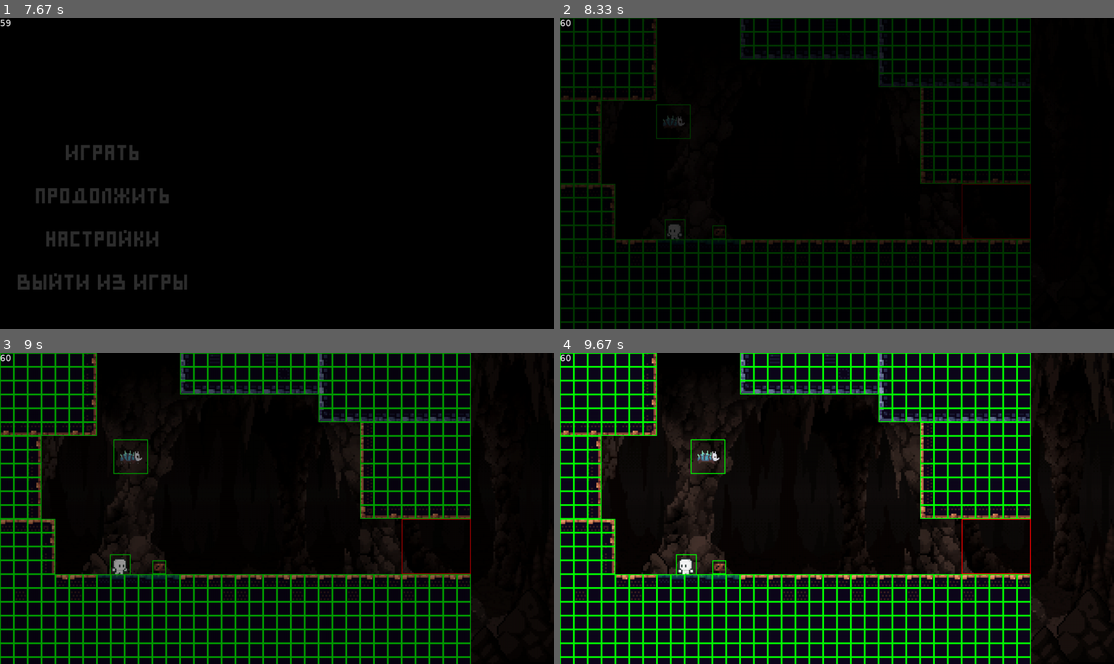
Above: before the commit, frames 1-4 (two rows, left to right).
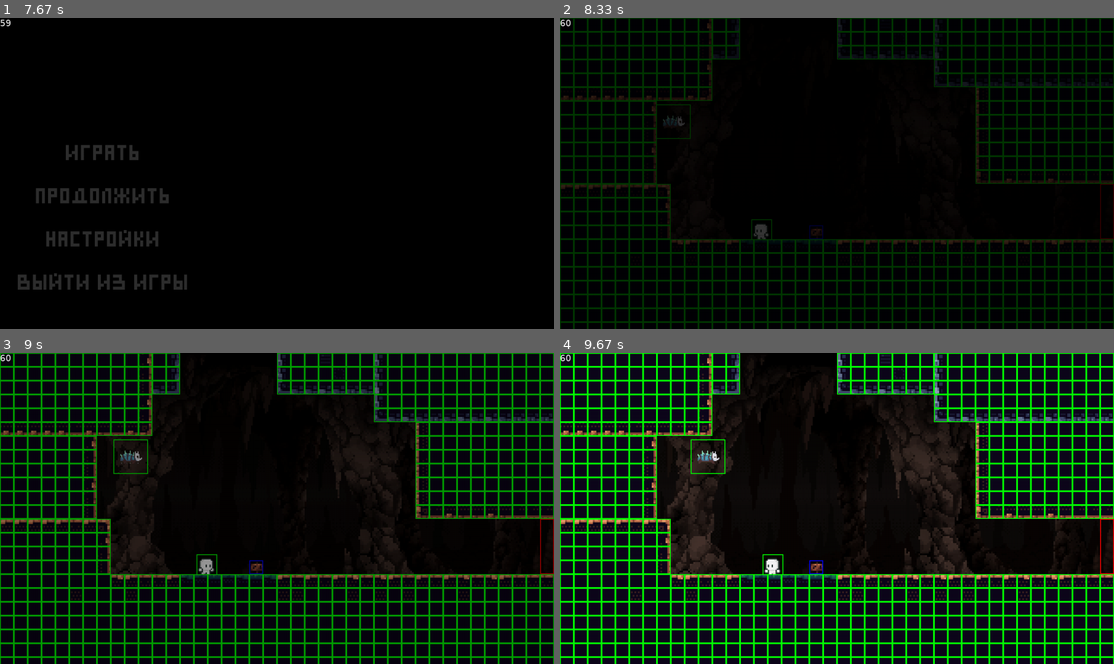
Above: after the commit, the same moments.

Repository: justxale/pygame-cyphered
Game: pygame game, started from main.py
Same seed, same stepped clock (60 frames per second), same inputs: the game is played once before the commit and once after it.
Inputs:
- Up to frame 1 (7.67 s): click "Играть" at 0.38 s; click "Настройки" at 0.72 s; click "w" at 1.05 s; click "+" at 1.38 s; hold Up 2.17-2.63 s; hold Right 2.67-3.13 s; hold Left 3.17-3.7 s; click "-" at 3.78 s; click "стрелки" at 4.95 s; click "пробел" at 5.28 s; click "ad" at 5.62 s; click "Назад" at 5.95 s; click "Играть" at 6.28 s
- Up to frame 2 (8.33 s): hold Right 7.73-8.2 s; tap A at 8.23 s
- Up to frame 3 (9 s): hold Right from 8.9 s (still down)
- Up to frame 4 (9.67 s): release Right at 9.37 s; hold Left from 9.4 s (still down)

Frame 1 is identical in both runs. In frame 2, 8.2% of the frame differs, in the area x 2-100%, y 0-100%; in frame 3, 12%; in frame 4, 16%.

Commit message:
todo: level2

Diff:
--- a/cyphered/objects/player.py
+++ b/cyphered/objects/player.py
@@ -56,24 +56,28 @@
                               self.rect.collidelist(self.scene.wall_rects['right']) != -1)
         is_colliding_floor = self.rect.collidelist(self.scene.floor_rects) != -1
 
-        if self.key_state[0] and self.rect.collidelist(self.scene.wall_rects['left']) == -1:
+        if self.key_state[0] and self.rect.collidelist(self.scene.wall_rects['left']) == -1 and is_colliding_floor:
             self.rect = self.rect.move(-self.key_state[2], 0)
             self.animation.is_facing_right = False
-        if self.key_state[1] and self.rect.collidelist(self.scene.wall_rects['right']) == -1:
+        if self.key_state[1] and self.rect.collidelist(self.scene.wall_rects['right']) == -1 and is_colliding_floor:
             self.rect = self.rect.move(self.key_state[2], 0)
             self.animation.is_facing_right = True
 
         if not is_colliding_floor:
             self.rect = self.rect.move(0, 2)
-
-        if self.key_state[0] and self.key_state[1]:
             self.switch_state('idle', 25)
-        elif self.key_state[0] or self.key_state[1]:
-            self.switch_state('walk', 10)
         else:
-            self.switch_state('idle', 25)
+            if self.key_state[0] and self.key_state[1]:
+                self.switch_state('idle', 25)
+            elif self.key_state[0] or self.key_state[1]:
+                self.switch_state('walk', 10)
+            else:
+                self.switch_state('idle', 25)
 
         super().update()
+
+    def move(self):
+        ...
 
     def to_save_dict(self):
         return {
--- a/cyphered/scenes/play.py
+++ b/cyphered/scenes/play.py
@@ -13,7 +13,7 @@
 
 
 class PlayScene(BaseScene):
-    def __init__(self):
+    def __init__(self, level_name: str = 'level1'):
         BaseScene.__init__(self)
         self.all_sprites = pygame.sprite.Group()
         self.enemies = pygame.sprite.Group()
@@ -33,13 +33,13 @@
 
         self.bg = GameObject(self.all_sprites)
         self.bg._load_image(Path.sprite('bg'))
-        self.generate_level('level1')
 
+        self.level_name = level_name
+        player_data = self.generate_level(self.level_name)
         self.player = Player(
             'new_idle', 4, 2, self, self.all_sprites, self.player_group,
-            x=250, y=450
+            x=int(player_data[0]), y=int(player_data[1])
         )
-
         self.crab = Crab(self.all_sprites, self.enemies)
 
         self.text = ''
@@ -63,7 +63,9 @@
         level_data = Path.data(level_name, ext='txt')
         with open(level_data, 'r', encoding='utf-8') as f:
             level_data = f.readlines()
-        for y, line in enumerate(level_data):
+            player_data = level_data[0].strip().split(',')
+
+        for y, line in enumerate(level_data[1:]):
             for x, tile in enumerate(line.split('; ')):
                 if tile == '-':
                     continue
@@ -77,8 +79,8 @@
                     )
 
                     if not self.triggers.get(i, False):
-                        self.triggers[i] = []
-                    self.triggers[i].append(new_tile.rect)
+                        self.triggers[int(i)] = []
+                    self.triggers[int(i)].append(new_tile.rect)
                     continue
                 elif len(tile_list) == 3:
                     i, j, t = tile_list
@@ -114,6 +116,7 @@
                             self.all_sprites, self.tiles
                         )
                         self.floor_rects.append(new_tile.rect)
+        return player_data
 
     def process_events(self, events):
         super().process_events(events)
@@ -142,13 +145,13 @@
                         if interaction_i != -1:
                             if not self.is_paused:
                                 from .subscenes.signs import SignSubscene
-                                self.open_subscene(SignSubscene(self, interaction_i))
+                                self.open_subscene(SignSubscene(self, self.level_name, interaction_i))
                                 self.is_paused = True
                             elif self.subscene:
                                 self.subscene.destroy()
                                 self.is_paused = False
                     case pygame.K_r:
-                        self.generate_level('level1')
+                        self.generate_level(self.level_name)
                     case pygame.K_t:
                         dev.DEBUG = not dev.DEBUG
             elif event.type == pygame.KEYUP:
@@ -164,6 +167,10 @@
             self.text = 'Нажмите E, чтоб заимодействовать.'
         else:
             self.text = ''
+        if self.triggers.get(1) is not None and self.player.rect.collidelist(self.triggers[1]) != -1:
+            if not self.is_paused:
+                self.fade_and_switch_scene(PlayScene('level2'))
+                self.is_paused = True
 
     def render(self, screen):
         screen.fill(constants.BG_COLOR)
@@ -172,6 +179,8 @@
             for sprite in self.all_sprites.spritedict.keys():
                 if isinstance(sprite, TriggerTile):
                     pygame.draw.rect(screen, (255, 0, 0), sprite.rect, 2, 1)
+                elif sprite.rect in self.interact_rects:
+                    pygame.draw.rect(screen, (0, 0, 255), sprite.rect, 2, 1)
                 else:
                     pygame.draw.rect(screen, (0, 255, 0), sprite.rect, 2, 1)
         if not self.is_paused:
--- a/cyphered/scenes/subscenes/signs.py
+++ b/cyphered/scenes/subscenes/signs.py
@@ -14,15 +14,21 @@
 """
 
 TEXTS = {
-    0: FIRST_TEXT,
-    1: SECOND_TEXT
+    'level_1': {
+        0: FIRST_TEXT,
+        1: SECOND_TEXT
+    },
+    'level_2': {
+
+    }
 }
 
 
 class SignSubscene(BaseSubscene):
-    def __init__(self, parent_scene, sign_number):
+    def __init__(self, parent_scene, level_name, sign_number):
         super().__init__(parent_scene)
         self.i = sign_number
+        self.level_i = level_name
 
     def render(self, screen: pygame.Surface):
         super().render(screen)
@@ -30,4 +36,4 @@
         s.set_alpha(128)
         s.fill((0, 0, 0))
         screen.blit(s, (0, 0))
-        multiple_text_discpl(screen, TEXTS[self.i], (100, 100), font_size=24)
+        multiple_text_discpl(screen, TEXTS[self.level_i][self.i], (100, 100), font_size=24)
--- a/gamedata/saves/save1.json
+++ b/gamedata/saves/save1.json
@@ -1 +1 @@
-{"objects": [{"oid": "player", "x": 1100, "y": 763938}, {"oid": "crab", "x": 525, "y": 200}]}
+{"objects": []}
--- a/resources/data/level1.txt
+++ b/resources/data/level1.txt
@@ -1,23 +1,24 @@
-7,8,v; 7,8,v; 7,8,v; 7,8,v; 7,8,v; 7,8,v; 10,9,lw; -; -; -; -; -; -; 11,2,v; 13,4,v; 13,2,v; 14,4,v; 12,4,v; 12,4,v; 13,2,v; 12,4,v; 14,4,v; 12,4,v; 11,2,v; 12,3,v; 12,3,v; 12,3,v; 12,3,v; 12,3,v; 12,3,v; 12,3,v; 12,3,v; 12,3,v; 12,3,v
-7,8,v; 7,8,v; 7,8,v; 7,8,v; 7,8,v; 7,8,v; 10,7,lw; -; -; -; -; -; -; 11,4,v; 13,4,v; 13,4,v; 14,4,v; 12,4,v; 12,4,v; 13,4,v; 12,2,v; 14,4,v; 12,4,v; 11,4,v; 12,3,v; 12,3,v; 12,3,v; 12,3,v; 12,3,v; 12,3,v; 12,3,v; 12,3,v; 12,3,v; 12,3,v
-7,8,v; 7,8,v; 7,8,v; 7,8,v; 7,8,v; 7,8,v; 10,8,lw; -; -; -; -; -; -; 11,5,v; 13,5,v; 13,5,v; 14,5,v; 12,5,v; 12,5,v; 13,5,v; 12,5,v; 14,5,v; 12,5,v; 11,3,v; 12,3,v; 12,3,v; 12,3,v; 12,3,v; 12,3,v; 12,3,v; 12,3,v; 12,3,v; 12,3,v; 12,3,v
-7,8,v; 7,8,v; 7,8,v; 7,8,v; 7,8,v; 7,8,v; 10,9,lw; -; -; -; -; -; -; -; -; -; -; -; -; -; -; -; -; 11,2,v; 12,3,v; 12,3,v; 12,3,v; 12,3,v; 12,3,v; 12,3,v; 12,3,v; 12,3,v; 12,3,v; 12,3,v
-7,8,v; 7,8,v; 7,8,v; 7,8,v; 7,8,v; 7,8,v; 10,7,lw; -; -; -; -; -; -; -; -; -; -; -; -; -; -; -; -; 11,5,v; 12,5,v; 13,5,v; 12,5,v; 14,5,v; 12,5,v; 13,5,v; 12,5,v; 13,5,v; 12,5,v; 14,5,v
-7,10,v; 8,10,v; 7,10,v; 9,10,v; 8,10,v; 7,10,v; 10,10,lw; -; -; -; -; -; -; -; -; -; -; -; -; -; -; -; -; -; -; -; 6,7,rw; 7,8,v; 7,8,v; 7,8,v; 7,8,v; 7,8,v; 7,8,v; 7,8,v
-7,8,v; 7,8,v; 10,9,lw; -; -; -; -; -; -; -; -; -; -; -; -; -; -; -; -; -; -; -; -; -; -; -; 6,7,rw;  7,8,v; 7,8,v; 7,8,v; 7,8,v; 7,8,v; 7,8,v; 7,8,v
-7,8,v; 7,8,v; 10,7,lw; -; -; -; -; -; -; -; -; -; -; -; -; -; -; -; -; -; -; -; -; -; -; -; 6,8,rw;  7,8,v; 7,8,v; 7,8,v; 7,8,v; 7,8,v; 7,8,v; 7,8,v
-7,8,v; 7,8,v; 10,8,lw; -; -; -; -; -; -; -; -; -; -; -; -; -; -; -; -; -; -; -; -; -; -; -; 6,7,rw;  7,8,v; 7,8,v; 7,8,v; 7,8,v; 7,8,v; 7,8,v; 7,8,v
-7,8,v; 7,8,v; 10,9,lw; -; -; -; -; -; -; -; -; -; -; -; -; -; -; -; -; -; -; -; -; -; -; -; 6,9,rw;  7,8,v; 7,8,v; 7,8,v; 7,8,v; 7,8,v; 7,8,v; 7,8,v
-7,8,v; 7,8,v; 10,7,lw; -; -; -; -; -; -; -; -; -; -; -; -; -; -; -; -; -; -; -; -; -; -; -; 6,7,rw;  7,8,v; 7,8,v; 7,8,v; 7,8,v; 7,8,v; 7,8,v; 7,8,v
-7,8,v; 7,8,v; 10,8,lw; -; -; -; -; -; -; -; -; -; -; -; -; -; -; -; -; -; -; -; -; -; -; -; 6,10,rw; 8,10,rw; 7,10,rw; 9,10,rw; 9,10,rw; 7,10,rw; 9,10,rw; 8,10,rw
-8,6,f; 7,6,f; 8,6,f; 10,6,lw; -; -; -; -; -; -; -; -; -; -; -; -; -; -; -; -; -; -; -; -; -; -; -; -; -; h,1,5,4
-7,8,v; 7,8,v; 7,8,v; 10,9,lw
-7,8,v; 7,8,v; 7,8,v; 10,7,lw
-7,8,v; 7,8,v; 7,8,v; 10,8,lw; -; -; -; -; -; -; -; 3,3,i
-7,8,f; 8,8,f; 9,8,f; 7,8,f; 9,6,f; 8,6,f; 7,6,f; 8,1,f; 7,1,f; 8,1,f; 9,1,f; 7,1,f; 9,1,f; 8,6,f; 7,6,f; 8,6,f; 7,6,f; 8,6,f; 9,6,f; 7,6,f; 9,6,f; 8,6,f; 7,6,f; 8,6,f; 7,6,f; 8,6,f; 9,6,f; 7,6,f; 9,6,f; 8,6,f; 7,6,f; 8,6,f; 9,6,f; 8,6,f;
-7,8,f; 8,7,f; 9,8,f; 7,8,f; 9,8,f; 8,7,f; 7,8,f; 8,8,f; 7,8,f; 8,8,f; 9,8,f; 7,8,f; 9,8,f; 8,8,f; 7,8,f; 7,8,f; 8,7,f; 8,7,f; 9,8,f; 7,8,f; 9,8,f; 8,7,f; 7,8,f; 8,7,f; 7,8,f; 8,7,f; 9,8,f; 7,8,f; 9,8,f; 8,7,f; 7,8,f; 8,8,f; 7,8,f; 7,8,f;
-7,8,f; 7,8,f; 7,8,f; 7,8,f; 7,8,f; 7,8,f; 7,8,f; 7,8,f; 7,8,f; 7,8,f; 7,8,f; 7,8,f; 7,8,f; 7,8,f; 7,8,f; 7,8,f; 7,8,f; 7,8,f; 7,8,f; 7,8,f; 7,8,f; 7,8,f; 7,8,f; 7,8,f; 7,8,f; 7,8,f; 7,8,f; 7,8,f; 7,8,f; 7,8,f; 7,8,f; 7,8,f; 7,8,f; 7,8,f;
-7,8,f; 7,8,f; 7,8,f; 7,8,f; 7,8,f; 7,8,f; 7,8,f; 7,8,f; 7,8,f; 7,8,f; 7,8,f; 7,8,f; 7,8,f; 7,8,f; 7,8,f; 7,8,f; 7,8,f; 7,8,f; 7,8,f; 7,8,f; 7,8,f; 7,8,f; 7,8,f; 7,8,f; 7,8,f; 7,8,f; 7,8,f; 7,8,f; 7,8,f; 7,8,f; 7,8,f; 7,8,f; 7,8,f; 7,8,f;
-7,8,f; 7,8,f; 7,8,f; 7,8,f; 7,8,f; 7,8,f; 7,8,f; 7,8,f; 7,8,f; 7,8,f; 7,8,f; 7,8,f; 7,8,f; 7,8,f; 7,8,f; 7,8,f; 7,8,f; 7,8,f; 7,8,f; 7,8,f; 7,8,f; 7,8,f; 7,8,f; 7,8,f; 7,8,f; 7,8,f; 7,8,f; 7,8,f; 7,8,f; 7,8,f; 7,8,f; 7,8,f; 7,8,f; 7,8,f;
-7,8,f; 7,8,f; 7,8,f; 7,8,f; 7,8,f; 7,8,f; 7,8,f; 7,8,f; 7,8,f; 7,8,f; 7,8,f; 7,8,f; 7,8,f; 7,8,f; 7,8,f; 7,8,f; 7,8,f; 7,8,f; 7,8,f; 7,8,f; 7,8,f; 7,8,f; 7,8,f; 7,8,f; 7,8,f; 7,8,f; 7,8,f; 7,8,f; 7,8,f; 7,8,f; 7,8,f; 7,8,f; 7,8,f; 7,8,f;
-7,8,f; 7,8,f; 7,8,f; 7,8,f; 7,8,f; 7,8,f; 7,8,f; 7,8,f; 7,8,f; 7,8,f; 7,8,f; 7,8,f; 7,8,f; 7,8,f; 7,8,f; 7,8,f; 7,8,f; 7,8,f; 7,8,f; 7,8,f; 7,8,f; 7,8,f; 7,8,f; 7,8,f; 7,8,f; 7,8,f; 7,8,f; 7,8,f; 7,8,f; 7,8,f; 7,8,f; 7,8,f; 7,8,f; 7,8,f;
+450,460
+7,8,v; 7,8,v; 7,8,v; 7,8,v; 7,8,v; 7,8,v; 7,8,v; 7,8,v; 7,8,v; 7,8,v; 10,9,lw; 12,4,v; 15,4,v; -; -; -; -; -; -; -; 11,2,v; 12,4,v; 12,4,v; 13,2,v; 12,4,v; 14,4,v; 12,4,v; 11,2,v; 12,3,v; 12,3,v; 12,3,v; 12,3,v; 12,3,v; 12,3,v; 12,3,v; 12,3,v; 12,3,v; 12,3,v; 12,3,v; 12,3,v
+7,8,v; 7,8,v; 7,8,v; 7,8,v; 7,8,v; 7,8,v; 7,8,v; 7,8,v; 7,8,v; 7,8,v; 10,7,lw; 12,4,v; 15,4,v; -; -; -; -; -; -; -; 11,4,v; 12,4,v; 12,4,v; 13,4,v; 12,2,v; 14,4,v; 12,4,v; 11,4,v; 12,3,v; 12,3,v; 12,3,v; 12,3,v; 12,3,v; 12,3,v; 12,3,v; 12,3,v; 12,3,v; 12,3,v; 12,3,v; 12,3,v
+7,8,v; 7,8,v; 7,8,v; 7,8,v; 7,8,v; 7,8,v; 7,8,v; 7,8,v; 7,8,v; 7,8,v; 10,8,lw; 12,5,v; 15,5,v; -; -; -; -; -; -; -; 11,5,v; 12,5,v; 12,5,v; 13,5,v; 12,5,v; 14,5,v; 12,5,v; 11,3,v; 12,3,v; 12,3,v; 12,3,v; 12,3,v; 12,3,v; 12,3,v; 12,3,v; 12,3,v; 12,3,v; 12,3,v; 12,3,v; 12,3,v
+7,8,v; 7,8,v; 7,8,v; 7,8,v; 7,8,v; 7,8,v; 7,8,v; 7,8,v; 7,8,v; 7,8,v; 10,9,lw; -; -; -; -; -; -; -; -; -; -; -; -; -; -; -; -; 11,2,v; 12,3,v; 12,3,v; 12,3,v; 12,3,v; 12,3,v; 12,3,v; 12,3,v; 12,3,v; 12,3,v; 12,3,v; 12,3,v; 12,3,v
+7,8,v; 7,8,v; 7,8,v; 7,8,v; 7,8,v; 7,8,v; 7,8,v; 7,8,v; 7,8,v; 7,8,v; 10,7,lw; -; -; -; -; -; -; -; -; -; -; -; -; -; -; -; -; 11,5,v; 12,5,v; 13,5,v; 12,5,v; 14,5,v; 12,5,v; 13,5,v; 12,5,v; 13,5,v; 12,5,v; 14,5,v; 14,5,v; 14,5,v
+7,10,v; 7,10,v; 7,10,v; 7,10,v; 7,10,v; 8,10,v; 7,10,v; 9,10,v; 8,10,v; 7,10,v; 10,10,lw; -; -; -; -; -; -; -; -; -; -; -; -; -; -; -; -; -; -; -; 6,7,rw; 7,8,v; 7,8,v; 7,8,v; 7,8,v; 7,8,v; 7,8,v; 7,8,v; 7,8,v; 7,8,v
+7,8,v; 7,8,v; 7,8,v; 7,8,v; 7,8,v; 7,8,v; 10,9,lw; -; -; -; -; -; -; -; -; -; -; -; -; -; -; -; -; -; -; -; -; -; -; -; 6,7,rw;  7,8,v; 7,8,v; 7,8,v; 7,8,v; 7,8,v; 7,8,v; 7,8,v; 7,8,v; 7,8,v
+7,8,v; 7,8,v; 7,8,v; 7,8,v; 7,8,v; 7,8,v; 10,7,lw; -; -; -; -; -; -; -; -; -; -; -; -; -; -; -; -; -; -; -; -; -; -; -; 6,8,rw;  7,8,v; 7,8,v; 7,8,v; 7,8,v; 7,8,v; 7,8,v; 7,8,v; 7,8,v; 7,8,v
+7,8,v; 7,8,v; 7,8,v; 7,8,v; 7,8,v; 7,8,v; 10,8,lw; -; -; -; -; -; -; -; -; -; -; -; -; -; -; -; -; -; -; -; -; -; -; -; 6,7,rw;  7,8,v; 7,8,v; 7,8,v; 7,8,v; 7,8,v; 7,8,v; 7,8,v; 7,8,v; 7,8,v
+7,8,v; 7,8,v; 7,8,v; 7,8,v; 7,8,v; 7,8,v; 10,9,lw; -; -; -; -; -; -; -; -; -; -; -; -; -; -; -; -; -; -; -; -; -; -; -; 6,9,rw;  7,8,v; 7,8,v; 7,8,v; 7,8,v; 7,8,v; 7,8,v; 7,8,v; 7,8,v; 7,8,v
+7,8,v; 7,8,v; 7,8,v; 7,8,v; 7,8,v; 7,8,v; 10,7,lw; -; -; -; -; -; -; -; -; -; -; -; -; -; -; -; -; -; -; -; -; -; -; -; 6,7,rw;  7,8,v; 7,8,v; 7,8,v; 7,8,v; 7,8,v; 7,8,v; 7,8,v; 7,8,v; 7,8,v
+7,8,v; 7,8,v; 7,8,v; 7,8,v; 7,8,v; 7,8,v; 10,8,lw; -; -; -; -; -; -; -; -; -; -; -; -; -; -; -; -; -; -; -; -; -; -; -; 6,10,rw; 8,10,rw; 7,10,rw; 9,10,rw; 9,10,rw; 7,10,rw; 9,10,rw; 8,10,rw; 8,10,rw; 8,10,rw
+8,6,f; 8,6,f; 8,6,f; 8,6,f; 8,6,f; 7,6,f; 8,6,f; 10,6,lw; -; -; -; -; -; -; -; -; -; -; -; -; -; -; -; -; -; -; -; -; -; -; -; -; -; -; -; -; -; -; -; h,1,1,4
+7,8,v; 7,8,v; 7,8,v; 7,8,v; 7,8,v; 7,8,v; 7,8,v; 10,9,lw
+7,8,v; 7,8,v; 7,8,v; 7,8,v; 7,8,v; 7,8,v; 7,8,v; 10,7,lw
+7,8,v; 7,8,v; 7,8,v; 7,8,v; 7,8,v; 7,8,v; 7,8,v; 10,8,lw; -; -; -; -; -; -; -; -; -; -; 3,3,i
+7,8,f; 7,8,f; 7,8,f; 7,8,f; 7,8,f; 8,8,f; 9,8,f; 7,8,f; 9,6,f; 8,6,f; 7,6,f; 7,6,f; 8,6,f; 9,1,f; 8,1,f; 7,1,f; 8,1,f; 9,1,f; 7,1,f; 9,1,f; 8,6,f; 7,6,f; 8,6,f; 7,6,f; 8,6,f; 9,6,f; 7,6,f; 9,6,f; 8,6,f; 7,6,f; 8,6,f; 7,6,f; 8,6,f; 9,6,f; 7,6,f; 9,6,f; 8,6,f; 7,6,f; 7,6,f; 7,6,f
+7,8,f; 7,8,f; 7,8,f; 7,8,f; 7,8,f; 8,7,f; 9,8,f; 7,8,f; 9,8,f; 8,7,f; 7,8,f; 8,8,f; 7,8,f; 8,8,f; 9,8,f; 7,8,f; 9,8,f; 8,8,f; 7,8,f; 7,8,f; 8,7,f; 8,7,f; 9,8,f; 7,8,f; 9,8,f; 8,7,f; 7,8,f; 8,7,f; 7,8,f; 8,7,f; 9,8,f; 7,8,f; 9,8,f; 8,7,f; 7,8,f; 8,8,f; 7,8,f; 7,8,f; 7,8,f; 7,8,f
+7,8,f; 7,8,f; 7,8,f; 7,8,f; 7,8,f; 7,8,f; 7,8,f; 7,8,f; 7,8,f; 7,8,f; 7,8,f; 7,8,f; 7,8,f; 7,8,f; 7,8,f; 7,8,f; 7,8,f; 7,8,f; 7,8,f; 7,8,f; 7,8,f; 7,8,f; 7,8,f; 7,8,f; 7,8,f; 7,8,f; 7,8,f; 7,8,f; 7,8,f; 7,8,f; 7,8,f; 7,8,f; 7,8,f; 7,8,f; 7,8,f; 7,8,f; 7,8,f; 7,8,f; 7,8,f; 7,8,f
+7,8,f; 7,8,f; 7,8,f; 7,8,f; 7,8,f; 7,8,f; 7,8,f; 7,8,f; 7,8,f; 7,8,f; 7,8,f; 7,8,f; 7,8,f; 7,8,f; 7,8,f; 7,8,f; 7,8,f; 7,8,f; 7,8,f; 7,8,f; 7,8,f; 7,8,f; 7,8,f; 7,8,f; 7,8,f; 7,8,f; 7,8,f; 7,8,f; 7,8,f; 7,8,f; 7,8,f; 7,8,f; 7,8,f; 7,8,f; 7,8,f; 7,8,f; 7,8,f; 7,8,f; 7,8,f; 7,8,f
+7,8,f; 7,8,f; 7,8,f; 7,8,f; 7,8,f; 7,8,f; 7,8,f; 7,8,f; 7,8,f; 7,8,f; 7,8,f; 7,8,f; 7,8,f; 7,8,f; 7,8,f; 7,8,f; 7,8,f; 7,8,f; 7,8,f; 7,8,f; 7,8,f; 7,8,f; 7,8,f; 7,8,f; 7,8,f; 7,8,f; 7,8,f; 7,8,f; 7,8,f; 7,8,f; 7,8,f; 7,8,f; 7,8,f; 7,8,f; 7,8,f; 7,8,f; 7,8,f; 7,8,f; 7,8,f; 7,8,f
+7,8,f; 7,8,f; 7,8,f; 7,8,f; 7,8,f; 7,8,f; 7,8,f; 7,8,f; 7,8,f; 7,8,f; 7,8,f; 7,8,f; 7,8,f; 7,8,f; 7,8,f; 7,8,f; 7,8,f; 7,8,f; 7,8,f; 7,8,f; 7,8,f; 7,8,f; 7,8,f; 7,8,f; 7,8,f; 7,8,f; 7,8,f; 7,8,f; 7,8,f; 7,8,f; 7,8,f; 7,8,f; 7,8,f; 7,8,f; 7,8,f; 7,8,f; 7,8,f; 7,8,f; 7,8,f; 7,8,f
+7,8,f; 7,8,f; 7,8,f; 7,8,f; 7,8,f; 7,8,f; 7,8,f; 7,8,f; 7,8,f; 7,8,f; 7,8,f; 7,8,f; 7,8,f; 7,8,f; 7,8,f; 7,8,f; 7,8,f; 7,8,f; 7,8,f; 7,8,f; 7,8,f; 7,8,f; 7,8,f; 7,8,f; 7,8,f; 7,8,f; 7,8,f; 7,8,f; 7,8,f; 7,8,f; 7,8,f; 7,8,f; 7,8,f; 7,8,f; 7,8,f; 7,8,f; 7,8,f; 7,8,f; 7,8,f; 7,8,f
--- /dev/null
+++ b/resources/data/level2.txt
@@ -0,0 +1,24 @@
+50,270
+7,8,v; 7,8,v; 7,8,v; 7,8,v; 7,8,v; 7,8,v; 7,8,v; 7,8,v; 10,9,lw; -; -; -; -; -; -; -; -; -; -; -; -; -; -; -; -; -; -; 11,2,v; 12,3,v; 12,3,v; 12,3,v; 12,3,v; 12,3,v; 12,3,v; 12,3,v; 12,3,v; 12,3,v; 12,3,v; 12,3,v; 12,3,v
+7,8,v; 7,8,v; 7,8,v; 7,8,v; 7,8,v; 7,8,v; 7,8,v; 7,8,v; 10,7,lw; -; -; -; -; -; -; -; -; -; -; -; -; -; -; -; -; -; -; 11,4,v; 12,3,v; 12,3,v; 12,3,v; 12,3,v; 12,3,v; 12,3,v; 12,3,v; 12,3,v; 12,3,v; 12,3,v; 12,3,v; 12,3,v
+7,8,v; 7,8,v; 7,8,v; 7,8,v; 7,8,v; 7,8,v; 7,8,v; 7,8,v; 10,8,lw; -; -; -; -; -; -; -; -; -; -; -; -; -; -; -; -; -; -; 11,3,v; 12,3,v; 12,3,v; 12,3,v; 12,3,v; 12,3,v; 12,3,v; 12,3,v; 12,3,v; 12,3,v; 12,3,v; 12,3,v; 12,3,v
+7,8,v; 7,8,v; 7,8,v; 7,8,v; 7,8,v; 7,8,v; 7,8,v; 7,8,v; 10,9,lw; -; -; -; -; -; -; -; -; -; -; -; -; -; -; -; -; -; -; 11,2,v; 12,3,v; 12,3,v; 12,3,v; 12,3,v; 12,3,v; 12,3,v; 12,3,v; 12,3,v; 12,3,v; 12,3,v; 12,3,v; 12,3,v
+7,8,v; 7,8,v; 7,8,v; 7,8,v; 7,8,v; 7,8,v; 7,8,v; 7,8,v; 10,7,lw; -; -; -; -; -; -; -; -; -; -; -; -; -; -; -; -; -; -; 11,5,v; 12,5,v; 13,5,v; 12,5,v; 14,5,v; 12,5,v; 13,5,v; 12,5,v; 13,5,v; 12,5,v; 14,5,v; 14,5,v; 14,5,v
+7,10,v; 7,10,v; 7,10,v; 7,10,v; 7,10,v; 8,10,v; 7,10,v; 7,10,v; 10,10,lw; -; -; -; -; -; -; -; -; -; -; -; -; -; -; -; -; -; -; -; -; -; 6,7,rw; 7,8,v; 7,8,v; 7,8,v; 7,8,v; 7,8,v; 7,8,v; 7,8,v; 7,8,v; 7,8,v
+h,1,1,4; -; -; -; -; -; -; -; -; -; -; -; -; -; -; -; -; -; -; -; -; -; -; -; -; -; -; -; -; -; 6,7,rw;  7,8,v; 7,8,v; 7,8,v; 7,8,v; 7,8,v; 7,8,v; 7,8,v; 7,8,v; 7,8,v
+-; -; -; -; -; -; -; -; -; -; -; -; -; -; -; -; -; -; -; -; -; -; -; -; -; -; -; -; -; -; 6,8,rw;  7,8,v; 7,8,v; 7,8,v; 7,8,v; 7,8,v; 7,8,v; 7,8,v; 7,8,v; 7,8,v
+-; -; -; -; -; -; -; -; -; -; -; -; -; -; -; -; -; -; -; -; -; -; -; -; -; -; -; -; -; -; 6,7,rw;  7,8,v; 7,8,v; 7,8,v; 7,8,v; 7,8,v; 7,8,v; 7,8,v; 7,8,v; 7,8,v
+-; -; -; -; -; -; -; -; -; -; -; -; -; -; -; -; -; -; -; -; -; -; -; -; -; -; -; -; -; -; 6,9,rw;  7,8,v; 7,8,v; 7,8,v; 7,8,v; 7,8,v; 7,8,v; 7,8,v; 7,8,v; 7,8,v
+9,6,f; 8,6,f; 9,6,f; 8,6,f; 7,6,f; 9,6,f; 8,6,f; 10,6,f; -; -; -; -; -; -; -; -; -; -; -; -; -; -; -; -; -; -; -; -; -; -; 6,7,rw;  7,8,v; 7,8,v; 7,8,v; 7,8,v; 7,8,v; 7,8,v; 7,8,v; 7,8,v; 7,8,v
+7,8,v; 7,8,v; 7,8,v; 7,8,v; 7,8,v; 7,8,v; 7,8,v; 10,9,lw; -; -; -; -; -; -; -; -; -; -; -; -; -; -; -; -; -; -; -; -; -; -; 6,7,rw; 8,10,rw; 7,10,rw; 9,10,rw; 9,10,rw; 7,10,rw; 9,10,rw; 8,10,rw; 8,10,rw; 8,10,rw
+7,8,v; 7,8,v; 7,8,v; 7,8,v; 7,8,v; 7,8,v; 7,8,v; 10,9,lw; -; -; -; -; -; -; -; -; -; -; -; -; -; -; -; -; -; -; -; -; -; -; 6,7,rw
+7,8,v; 7,8,v; 7,8,v; 7,8,v; 7,8,v; 7,8,v; 7,8,v; 10,9,lw; -; -; -; -; -; -; -; -; -; -; -; -; -; -; -; -; -; -; -; -; -; -; 6,7,rw
+7,8,v; 7,8,v; 7,8,v; 7,8,v; 7,8,v; 7,8,v; 7,8,v; 10,9,lw; -; -; -; -; -; -; -; -; -; -; -; -; -; -; -; -; -; -; -; -; -; -; 6,7,rw
+7,8,v; 7,8,v; 7,8,v; 7,8,v; 7,8,v; 7,8,v; 7,8,v; 10,9,lw; -; -; 3,3,i; -; -; -; -; -; -; -; -; -; -; -; -; -; -; -; -; -; -; -; 6,7,rw
+9,6,f; 8,6,f; 9,6,f; 8,6,f; 7,6,f; 9,6,f; 8,6,f; 7,6,f; 9,6,f; 9,1,f; 8,1,f; 7,1,f; 8,1,f; 9,1,f; 7,1,f; 9,1,f; 8,6,f; 7,6,f; 7,6,f; 8,6,f; 8,6,f; 7,6,f; 8,6,f; 7,6,f; 8,6,f; 9,6,f; 7,6,f; 9,6,f; 8,6,f; 7,6,f; 8,6,f; 7,6,f; 8,6,f; 9,6,f; 7,6,f; 9,6,f; 8,6,f; 7,6,f; 7,6,f; 7,6,f
+7,8,f; 7,8,f; 7,8,f; 7,8,f; 7,8,f; 8,7,f; 9,8,f; 7,8,f; 9,8,f; 8,7,f; 7,8,f; 8,8,f; 7,8,f; 8,8,f; 9,8,f; 7,8,f; 9,8,f; 8,8,f; 7,8,f; 7,8,f; 8,7,f; 8,7,f; 9,8,f; 7,8,f; 9,8,f; 8,7,f; 7,8,f; 8,7,f; 7,8,f; 8,7,f; 9,8,f; 7,8,f; 9,8,f; 8,7,f; 7,8,f; 8,8,f; 7,8,f; 7,8,f; 7,8,f; 7,8,f
+7,8,f; 7,8,f; 7,8,f; 7,8,f; 7,8,f; 7,8,f; 7,8,f; 7,8,f; 7,8,f; 7,8,f; 7,8,f; 7,8,f; 7,8,f; 7,8,f; 7,8,f; 7,8,f; 7,8,f; 7,8,f; 7,8,f; 7,8,f; 7,8,f; 7,8,f; 7,8,f; 7,8,f; 7,8,f; 7,8,f; 7,8,f; 7,8,f; 7,8,f; 7,8,f; 7,8,f; 7,8,f; 7,8,f; 7,8,f; 7,8,f; 7,8,f; 7,8,f; 7,8,f; 7,8,f; 7,8,f
+7,8,f; 7,8,f; 7,8,f; 7,8,f; 7,8,f; 7,8,f; 7,8,f; 7,8,f; 7,8,f; 7,8,f; 7,8,f; 7,8,f; 7,8,f; 7,8,f; 7,8,f; 7,8,f; 7,8,f; 7,8,f; 7,8,f; 7,8,f; 7,8,f; 7,8,f; 7,8,f; 7,8,f; 7,8,f; 7,8,f; 7,8,f; 7,8,f; 7,8,f; 7,8,f; 7,8,f; 7,8,f; 7,8,f; 7,8,f; 7,8,f; 7,8,f; 7,8,f; 7,8,f; 7,8,f; 7,8,f
+7,8,f; 7,8,f; 7,8,f; 7,8,f; 7,8,f; 7,8,f; 7,8,f; 7,8,f; 7,8,f; 7,8,f; 7,8,f; 7,8,f; 7,8,f; 7,8,f; 7,8,f; 7,8,f; 7,8,f; 7,8,f; 7,8,f; 7,8,f; 7,8,f; 7,8,f; 7,8,f; 7,8,f; 7,8,f; 7,8,f; 7,8,f; 7,8,f; 7,8,f; 7,8,f; 7,8,f; 7,8,f; 7,8,f; 7,8,f; 7,8,f; 7,8,f; 7,8,f; 7,8,f; 7,8,f; 7,8,f
+7,8,f; 7,8,f; 7,8,f; 7,8,f; 7,8,f; 7,8,f; 7,8,f; 7,8,f; 7,8,f; 7,8,f; 7,8,f; 7,8,f; 7,8,f; 7,8,f; 7,8,f; 7,8,f; 7,8,f; 7,8,f; 7,8,f; 7,8,f; 7,8,f; 7,8,f; 7,8,f; 7,8,f; 7,8,f; 7,8,f; 7,8,f; 7,8,f; 7,8,f; 7,8,f; 7,8,f; 7,8,f; 7,8,f; 7,8,f; 7,8,f; 7,8,f; 7,8,f; 7,8,f; 7,8,f; 7,8,f
+7,8,f; 7,8,f; 7,8,f; 7,8,f; 7,8,f; 7,8,f; 7,8,f; 7,8,f; 7,8,f; 7,8,f; 7,8,f; 7,8,f; 7,8,f; 7,8,f; 7,8,f; 7,8,f; 7,8,f; 7,8,f; 7,8,f; 7,8,f; 7,8,f; 7,8,f; 7,8,f; 7,8,f; 7,8,f; 7,8,f; 7,8,f; 7,8,f; 7,8,f; 7,8,f; 7,8,f; 7,8,f; 7,8,f; 7,8,f; 7,8,f; 7,8,f; 7,8,f; 7,8,f; 7,8,f; 7,8,f
